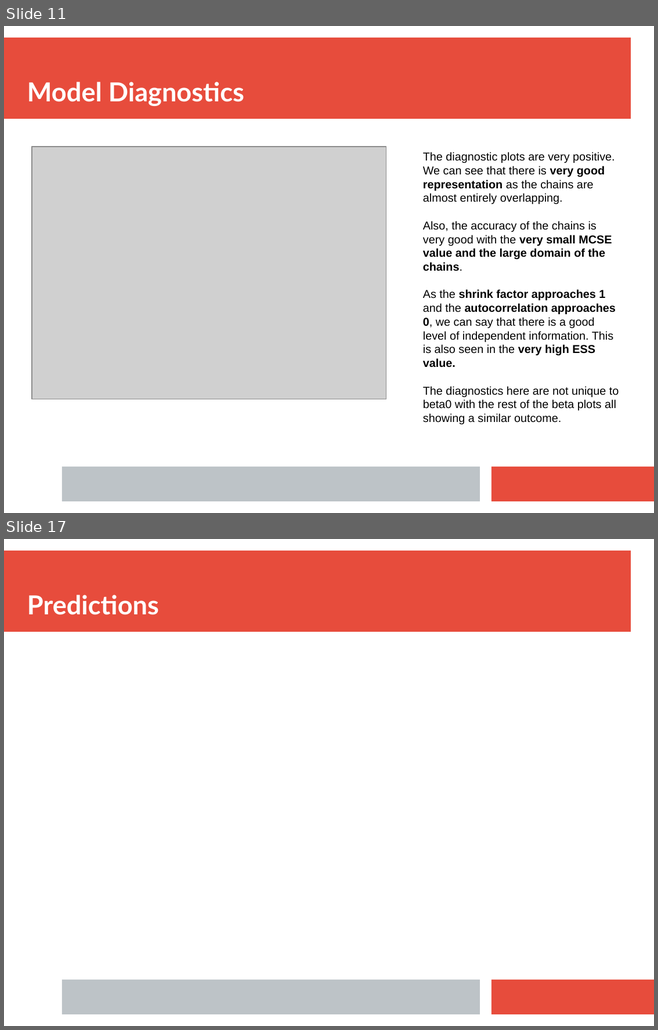
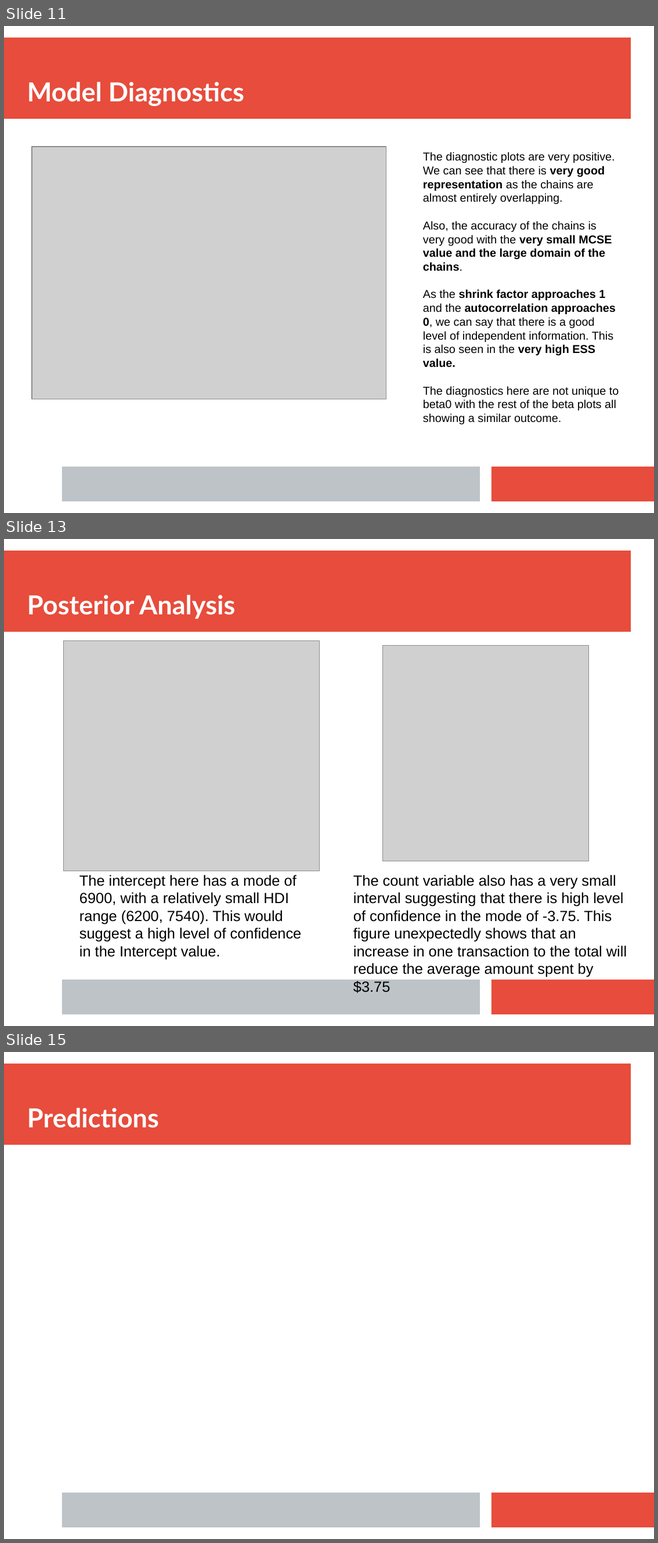
Before and after one commit to tim-kirkbride/BayesianAssignment, a slide deck: Presentation.pptx. Shown one above the other, each under a label of ours: slides 11 and 17 before the commit, slides 11, 13 and 15 after it; the slides between them are not shown. The pictures are 658x1030 and 658x1543 pixels, drawn with LibreOffice and Linux fonts; fonts in the diff are those of the drawing; grey boxes stand for pictures. Boxes give left, top, right and bottom in pixels: in the first picture for what was removed or moved away, otherwise in the second. Text is boxed around its words. In the diff, an @@ line names an element or a change of style, - is before the commit and + after.

Commit message:
Added posterior plots to the presentation

```diff
--- a/Presentation.pptx
+++ b/Presentation.pptx
@@ slide 13 added at bbox=[4, 539, 654, 1026], background #FFFFFF; not listed: 3 template elements that a slide beside it also shows @@
@@ text added at bbox=[27, 595, 235, 619], 32 pt, text #FFFFFF, bold @@
+Posterior Analysis
@@ picture added at bbox=[64, 641, 320, 871] @@
@@ picture added at bbox=[382, 646, 589, 861] @@
@@ text added at bbox=[79, 875, 302, 959], 18 pt, text #000000 @@
+The intercept here has a mode of 6900, with a relatively small HDI range (6200, 7540). This would suggest a high level of confidence in the Intercept value.
@@ text added at bbox=[353, 875, 626, 993], 18 pt, text #000000 @@
+The count variable also has a very small interval suggesting that there is high level of confidence in the mode of -3.75. This figure unexpectedly shows that an increase in one transaction to the total will reduce the average amount spent by $3.75
@@ what was slide 17 is now slide 15 @@
```
Also in this commit, not shown: 1 slide changed, 1 other slide added, 4 slides removed.
